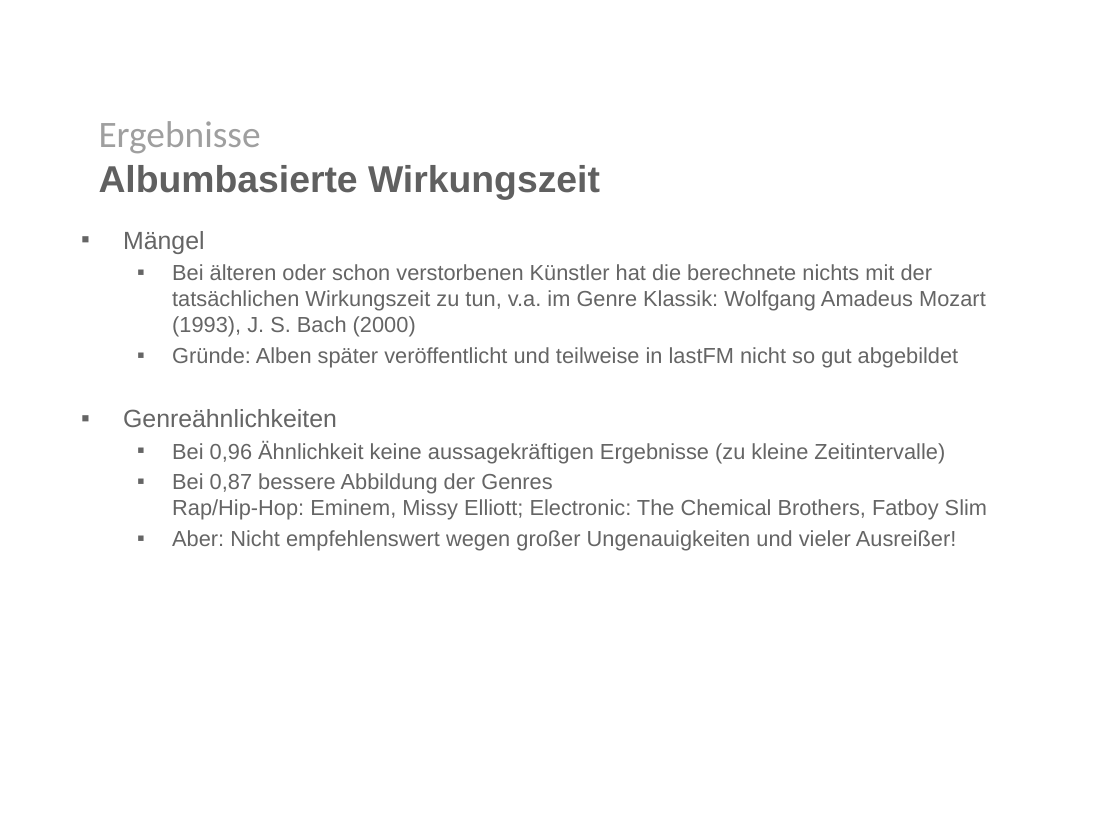
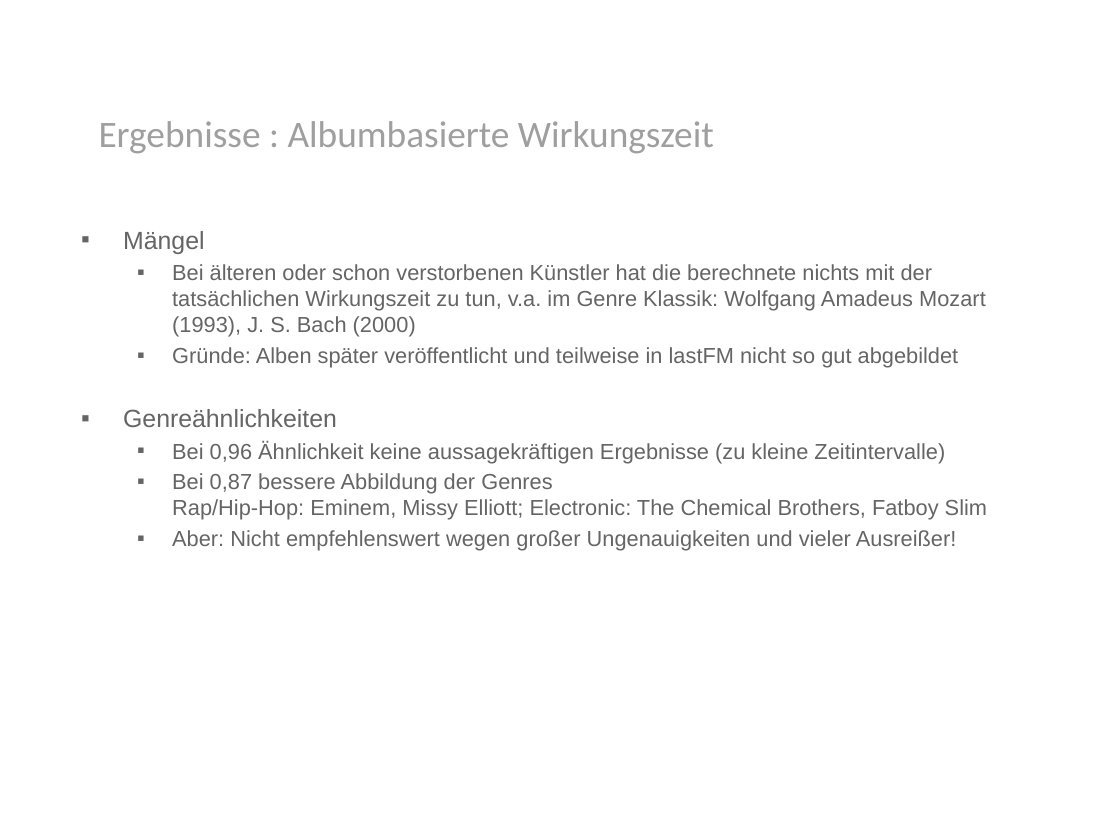
Before and after one commit to ohuguy/mirlastfm, a slide deck: slide 13 of presentation/presentation.pptx. Drawn at 1120x840 pixels with LibreOffice and Linux fonts; fonts in the diff are those of the drawing; background and template pictures are left out. Boxes give left, top, right and bottom in pixels: in the first picture for what was removed or moved away, otherwise in the second. Text is boxed around its words. In the diff, an @@ line names an element or a change of style, - is before the commit and + after.

```diff
--- a/presentation/presentation.pptx
+++ b/presentation/presentation.pptx
@@ text at bbox=[99, 121, 714, 153]: text changed; font Arial to Calibri; text colour #606060 to #9F9F9F; bold off @@
-Ergebnisse
-Albumbasierte Wirkungszeit
+Ergebnisse : Albumbasierte Wirkungszeit
```
Also in this commit, not shown: 5 other slides changed.
